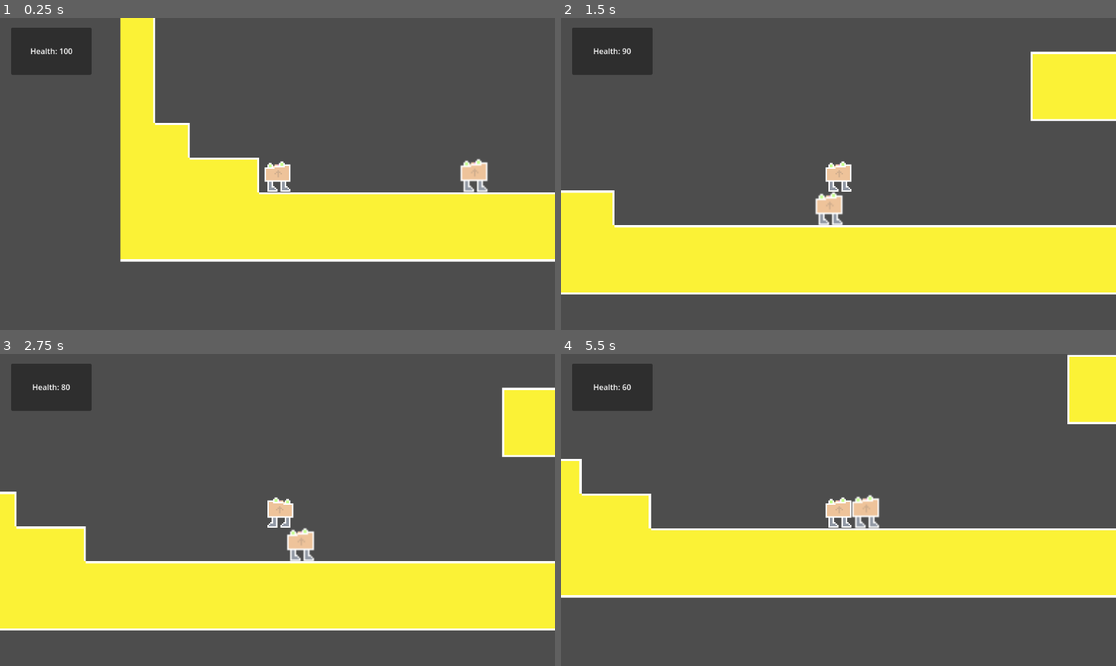
Above: before the commit, frames 1-4 (two rows, left to right).
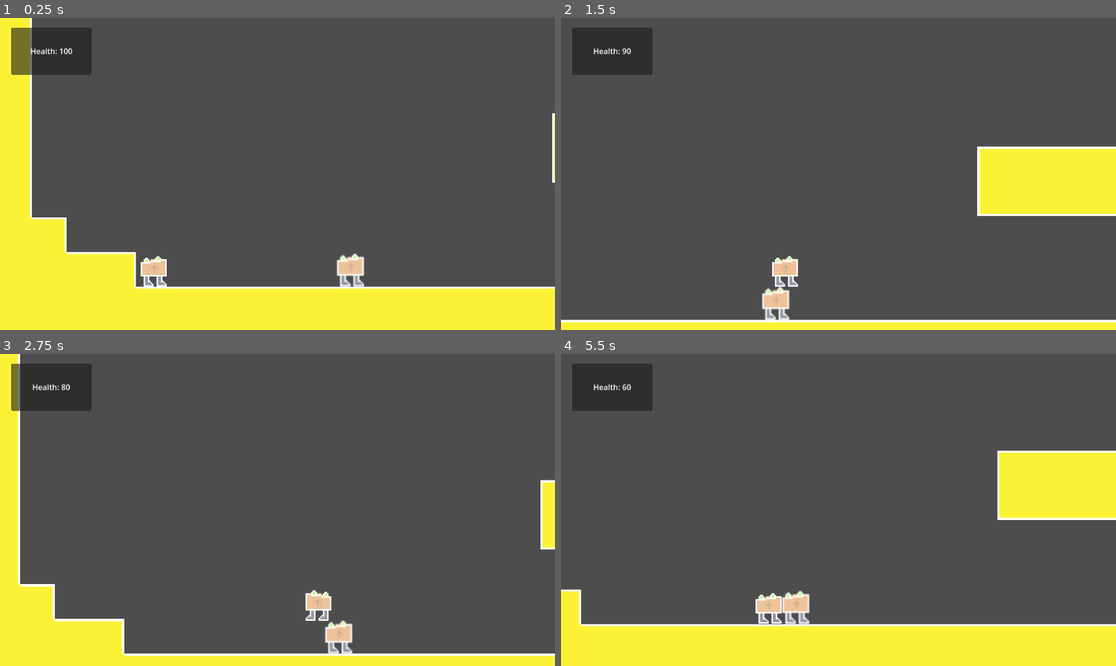
Above: after the commit, the same moments.

Repository: ShardHero/Main
Game: Godot game, scene res://scenes/level1.tscn
Two runs of this game, one before a commit and one after it. Both use one fixed random seed, a clock stepped at 60 frames per second and the inputs below.
Inputs:
- Up to frame 1 (0.25 s): no input
- Up to frame 2 (1.5 s): tap Enter (ui_accept) at 0.5, 0.77 s; hold Right (ui_right) from 0.53 s (still down)
- Up to frame 3 (2.75 s): tap Enter (ui_accept) at 1.52 s; release Right (ui_right) at 2.03 s; hold Left (ui_left) from 2.03 s (still down)
- Up to frame 4 (5.5 s): release Left (ui_left) at 2.78 s; hold Right (ui_right) 2.78-4.28 s; tap Enter (ui_accept) at 3.02, 3.77, 4.52 s; hold Left (ui_left) 4.28-5.03 s; hold Right (ui_right) from 5.03 s (still down)

The runs differ from the first frame. In frame 1, 47% of the frame differs, in the area x 0-100%, y 0-100%; in frame 2, 37%; in frame 3, 33%; in frame 4, 47%.

Commit message:
Basic camera follow added. Camera flips following direction character is facing. Must confirm hard x camera limits.

Diff:
--- a/scenes/game_manager.gd
+++ b/scenes/game_manager.gd
@@ -2,6 +2,41 @@
 @onready var hp_label = %HPLabel
 @onready var damage_timer = $DamageCooldownTimer  # Reference to the timer
 @onready var main_char = %"main_character"
+
+@onready var player = get_node("../main_character")
+@onready var camera = get_node("../MovingCamera")
+@onready var y_pos = player.position.y;
+
+func _process(delta):
+	#print("Player x Vel: ",player.velocity.x)
+	print("Player x Pos: ", player.position.x)
+	print("Camera x Pos: ", camera.position.x)
+
+	if player.position.y < 2 and player.position.y > -1:
+		camera.position.y = 420
+
+	if player.is_on_floor():
+		y_pos = player.position.y;
+		#camera.position.y = -400;
+
+	if not player.is_on_floor():
+		if player.position.y > y_pos or player.position.y < y_pos:
+			camera.position.y += player.velocity.y/100;
+			#if camera.position.y >= 405:
+				#camera.position.y = 405
+
+	if Input.is_action_pressed("ui_right"):
+		if player.position.x < 100000 && player.position.x > 40:
+			if player.velocity[0] != 0:
+				camera.position.x = player.get_position()[0] + 300;
+
+	if Input.is_action_pressed("ui_left"):
+		if player.velocity[0] != 0:
+			if player.position.x < 100000 && player.position.x > 340:
+				camera.position.x = player.get_position()[0];
+			if player.position.x < 340:
+				camera.position.x = 340
+
 
 var hp = 100
 var can_take_damage = true  # Prevent multiple damage hits
--- a/scenes/level1.tscn
+++ b/scenes/level1.tscn
@@ -55,6 +55,11 @@
 size = Vector2(20, 46)
 
 [node name="Level1Base" type="Node2D"]
+
+[node name="MovingCamera" type="Camera2D" parent="."]
+position = Vector2(340, 420)
+zoom = Vector2(1.5, 1.5)
+position_smoothing_enabled = true
 
 [node name="TileMap" type="TileMap" parent="."]
 texture_filter = 1
Not shown, added: assets/art/coin_sprite.png.import
Not shown: 1 places in scenes/level1.tscn that only renumber resources
Not shown, added: .DS_Store
